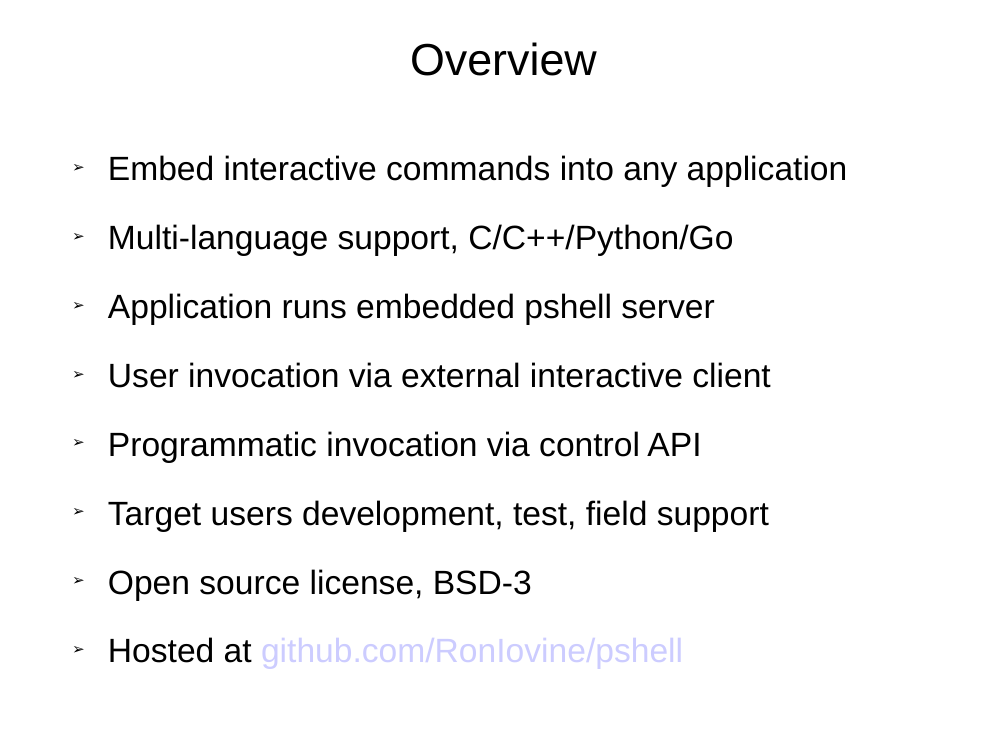
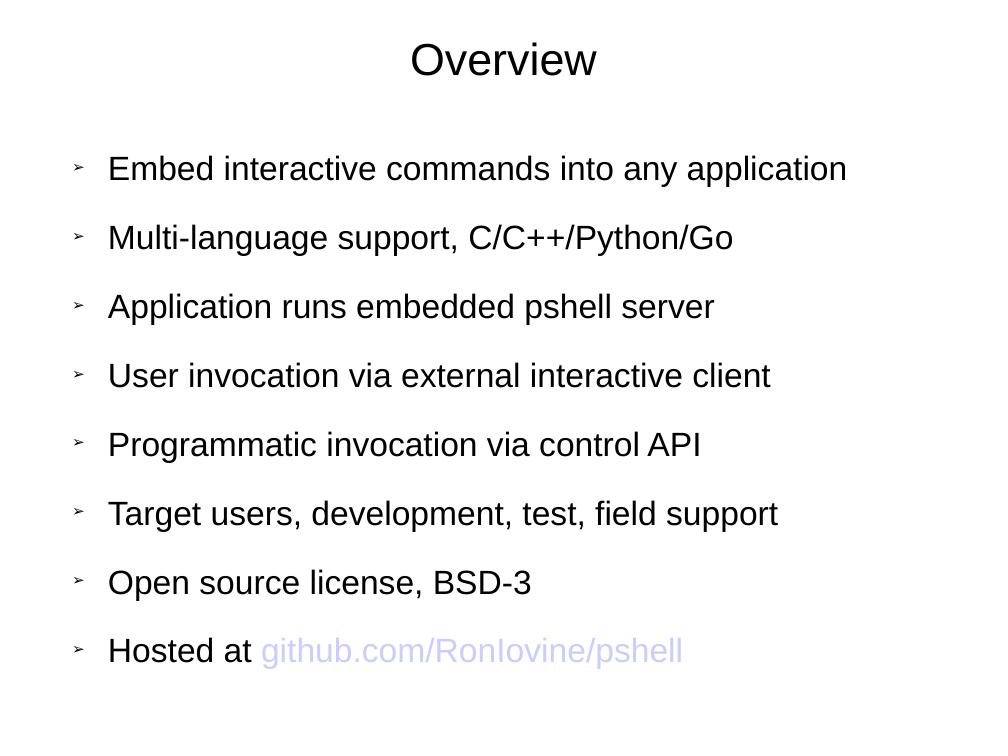
Before and after one commit to RonIovine/pshell, a slide deck: slide 2 of PSHELL-Framework.ppt. Drawn at 1008x756 pixels with LibreOffice and Linux fonts; fonts in the diff are those of the drawing. Boxes give left, top, right and bottom in pixels: in the first picture for what was removed or moved away, otherwise in the second. Text is boxed around its words. In the diff, an @@ line names an element or a change of style, - is before the commit and + after.

```diff
--- a/PSHELL-Framework.ppt
+++ b/PSHELL-Framework.ppt
@@ text at box(108, 500, 778, 532): text changed @@
-➢ Target users development, test, field support
+➢ Target users, development, test, field support
```
Also in this commit, not shown: 3 other files.
